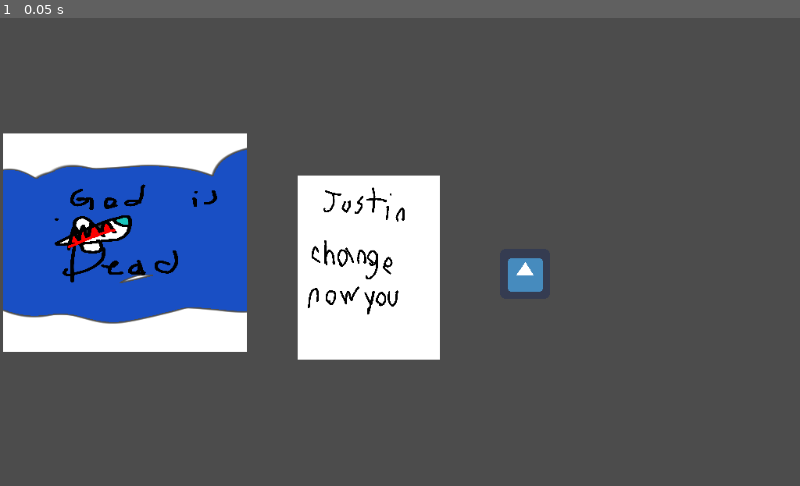
Above: before the commit, frame 1.
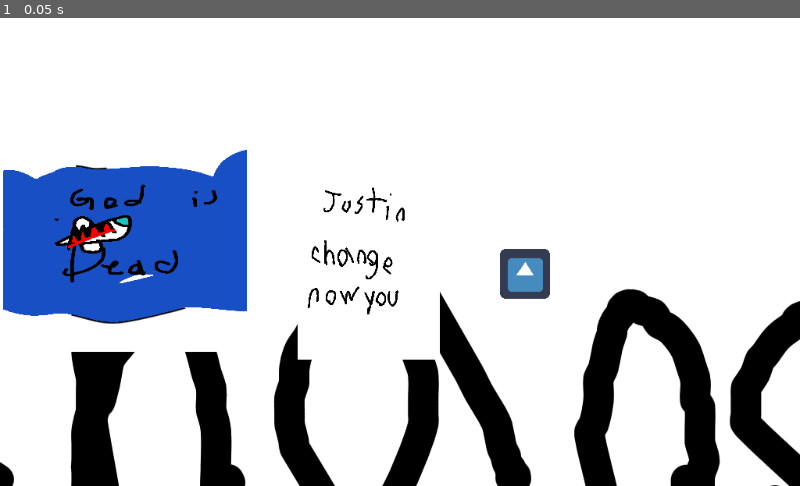
Above: after the commit, the same moment.

Repository: Zerotodeath/Git-it
Game: Godot game, scene res://Node2D.tscn
Two runs of this game, one before a commit and one after it. Both use one fixed random seed, a clock stepped at 60 frames per second and the inputs below. The engine's default icon, where the game draws it, is replaced by a stand-in: a white triangle on a blue panel in a dark square.
Inputs:
- Up to frame 1 (0.05 s): no input

The runs differ from the first frame. In frame 1, 78% of the frame differs, in the area x 0-100%, y 0-100%.

Commit message:
Update Node2D.tscn

Diff:
--- a/Git it/Node2D.tscn
+++ b/Git it/Node2D.tscn
@@ -5,6 +5,10 @@
 [ext_resource path="res://icon.png" type="Texture" id=3]
 
 [node name="Work" type="Node2D"]
+
+[node name="Coolhange2" type="Sprite" parent="."]
+position = Vector2( 968, 704 )
+texture = ExtResource( 2 )
 
 [node name="god is dead" type="Sprite" parent="."]
 position = Vector2( 160, 288 )
